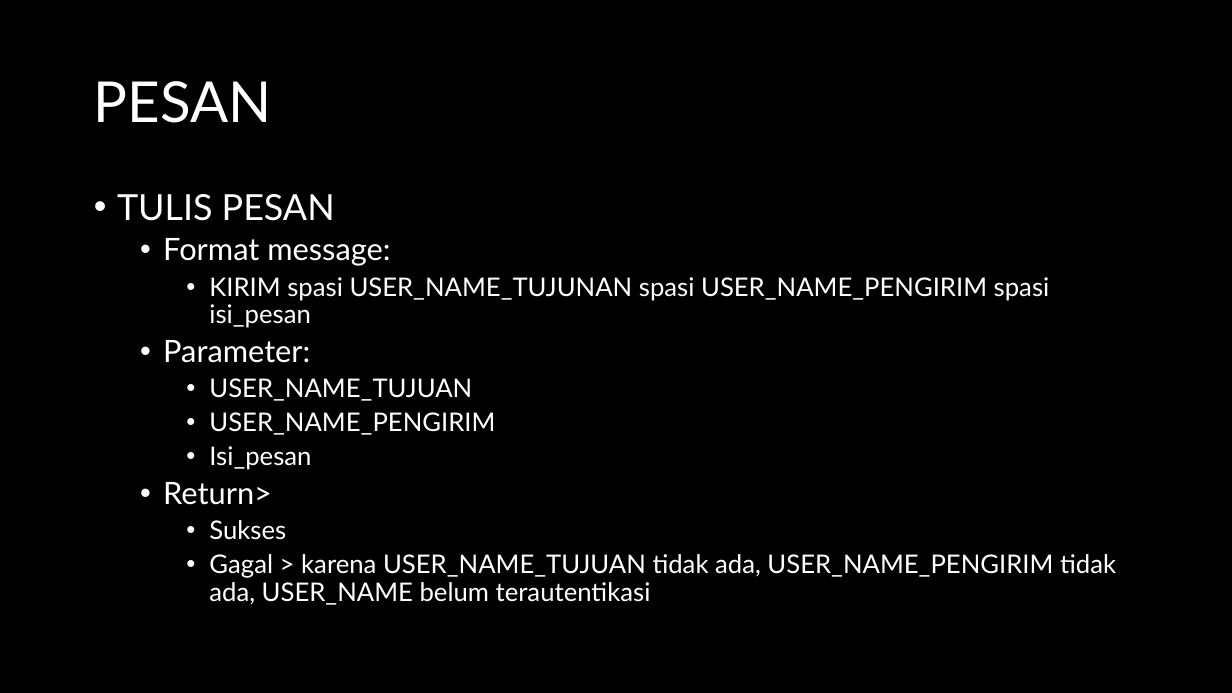
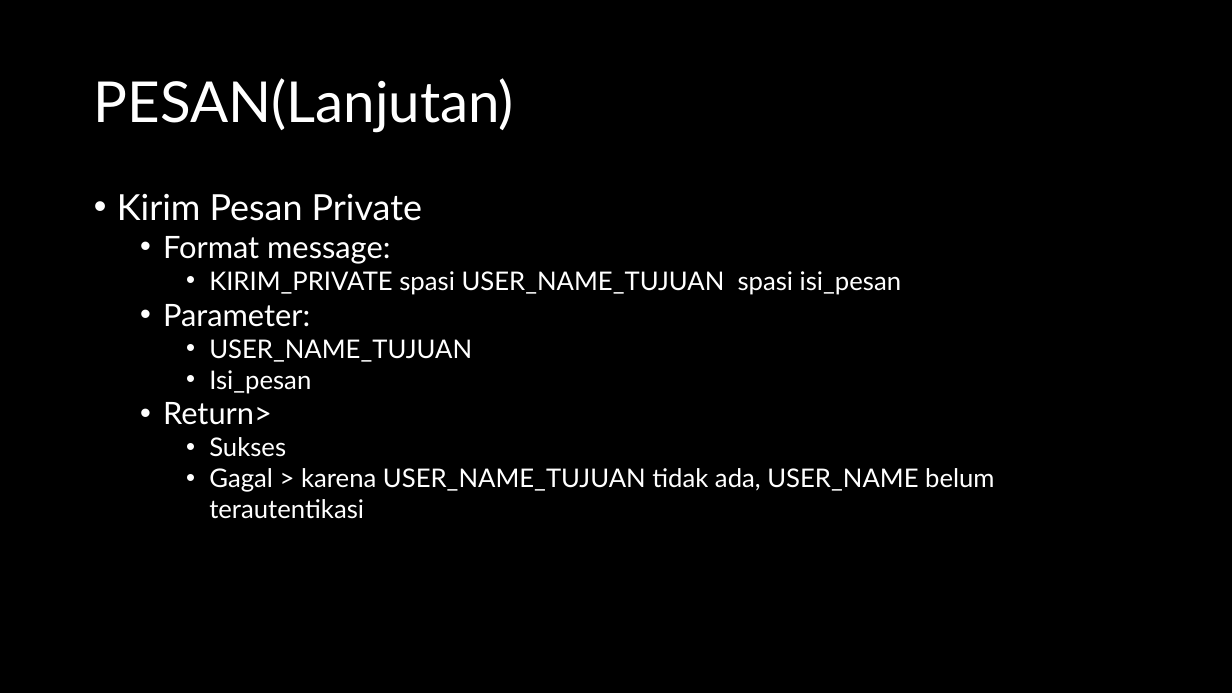
Before and after one commit to jeffrynasri/Kuliah-Progjar-E, a slide deck: slide 5 of TUGAS2_CHATSERVER/DRAFT-CHAT-SERVER.pptx (slide 4 before the commit). Drawn at 1232x693 pixels with LibreOffice and Linux fonts; fonts in the diff are those of the drawing. Boxes give left, top, right and bottom in pixels: in the first picture for what was removed or moved away, otherwise in the second. Text is boxed around its words. In the diff, an @@ line names an element or a change of style, - is before the commit and + after.

```diff
--- a/TUGAS2_CHATSERVER/DRAFT-CHAT-SERVER.pptx
+++ b/TUGAS2_CHATSERVER/DRAFT-CHAT-SERVER.pptx
@@ text at (94,78,514,132): text changed @@
-PESAN
+PESAN(Lanjutan)
@@ text at (117,193,422,221): text changed @@
-• TULIS PESAN
+• Kirim Pesan Private
@@ text at (163,236,472,457): line spacing 0.9 to 1; less space between paragraphs @@
@@ text at (209,271,901,295): text changed @@
-    • KIRIM spasi USER_NAME_TUJUNAN spasi USER_NAME_PENGIRIM spasi isi_pesan
+    • KIRIM_PRIVATE spasi USER_NAME_TUJUAN spasi isi_pesan
@@ text at (209,412,495,435): paragraph removed @@
-    • USER_NAME_PENGIRIM
@@ text at (209,468,994,519): text changed @@
-    • Gagal > karena USER_NAME_TUJUAN tidak ada, USER_NAME_PENGIRIM tidak ada, USER_NAME belum terautentikasi
+    • Gagal > karena USER_NAME_TUJUAN tidak ada, USER_NAME belum terautentikasi
```
Also in this commit, not shown: 8 other slides changed, 2 slides added.
